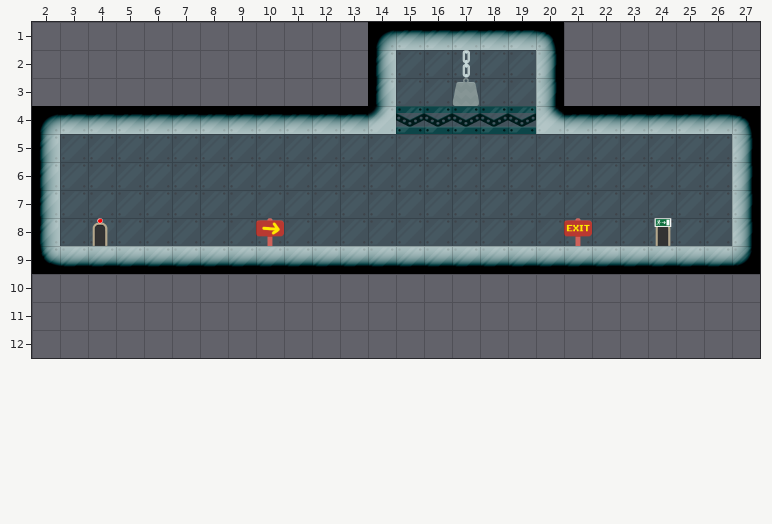
Tiled map (JSON) -- assets/levels/level2.json. The picture above was drawn from the file before the commit.
Cells are 70x70 px. Shown: x 2..27, y 1..12.
Now the later version:
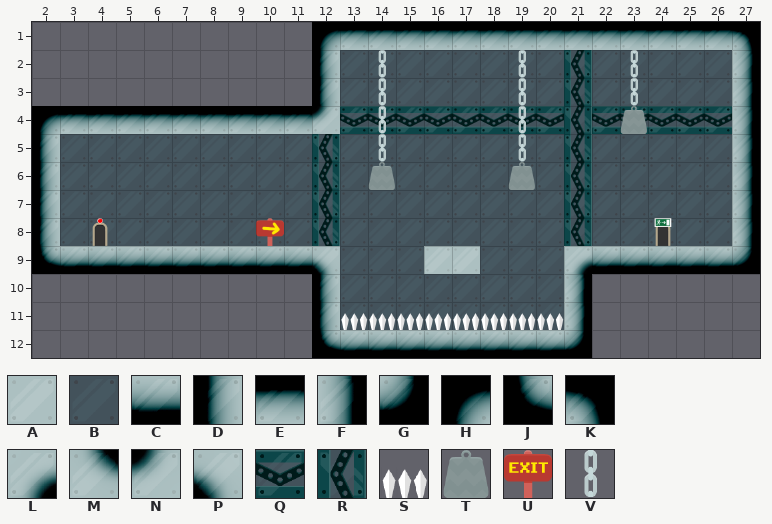
Key: from "gradiented": A 0, B 1, C 2, D 3, E 4, F 5, G 6, H 7, J 8, K 9, L 10, M 11, N 12, P 13, Q 14, R 15; from "objects": S 2, T 3, U 4, V 5.
_ is an empty cell, . an unchanged one.
Objects are placed by their top-left corner, in cells (3,4 is the top-left corner of cell 3,4); size is 1x1 cell unless given.
Diff:
--- layer "Background"
@@ x 12..26 @@
- 2 .__....._______
- 3 .__....._______
- 4 .__....._______
- 5 B........B.....
- 6 B........B.....
- 7 B........B.....
- 8 B........B.....
- 9 .___..___......
-10 .________......
-11 .________......
+ 2 .BB.....BRBBBBB
+ 3 .BB.....BRBBBBB
+ 4 .QQ.....QRQQQQQ
+ 5 R........R.....
+ 6 R........R.....
+ 7 R........R.....
+ 8 R........R.....
+ 9 .BBB..BBB......
+10 .BBBBBBBB......
+11 .BBBBBBBB......
--- layer "Background Fluff"
@@ x 14..23 @@
- 2 _..V._..._
- 3 _...._..._
- 4 _...._....
- 5 _...._....
+ 2 V.._.V...V
+ 3 V....V...V
+ 4 V....V....
+ 5 V....V....
@@ x 21..21 @@
- 8 U
+ 8 _
--- layer "Walls"
@@ x 12..27 @@
- 1 __H.....K_______
- 2 _.D.....F......_
- 3 _.D.....F......_
- 4 EEN.....MEEEEEEK
+ 1 HEE.....EEEEEEEK
+ 2 D._....._......F
+ 3 D._....._......F
+ 4 N__....._______F
@@ x 12..21 @@
- 9 CCCCCCCCCC
-10 _........_
-11 _........_
-12 __________
+ 9 P___AA___L
+10 D........F
+11 D........F
+12 JCCCCCCCCG
--- layer "Objects"
-T "Weight1" at 17,3
+T "Weight1" at 23,4
+T at 14,6
+T at 19,6
+S at 13,11
+S at 14,11
+S at 15,11
+S at 16,11
+S at 17,11
+S at 18,11
+S at 19,11
+S at 20,11
Pixel boxes of the changes (left, top, right, bottom) in both pictures:
changed: (312, 22, 760, 358)
